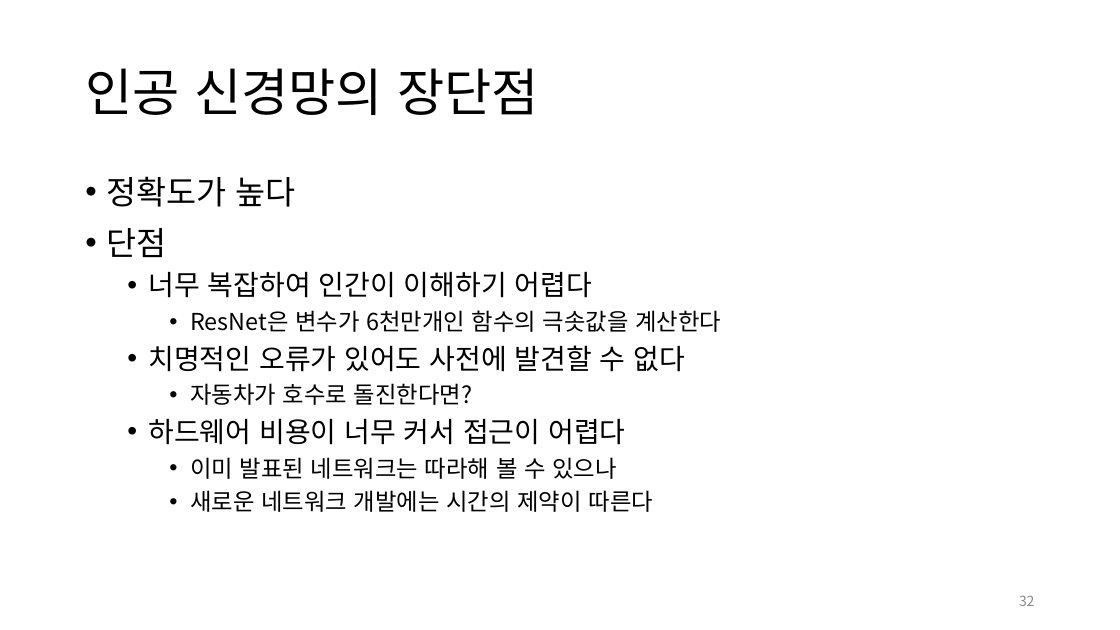
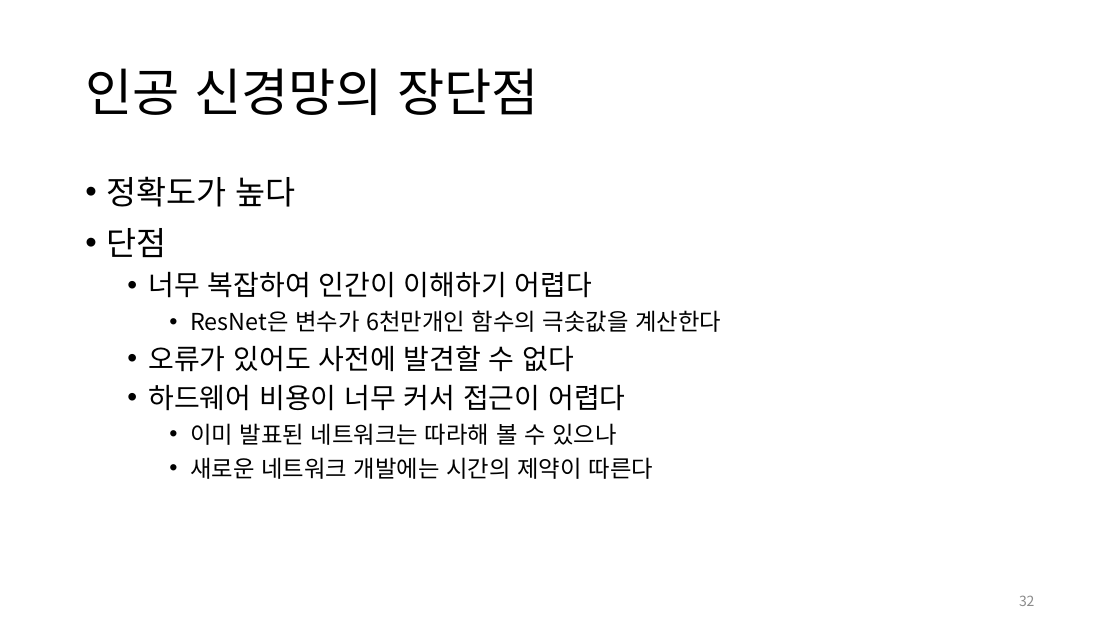
Before and after one commit to ggorr/MachineLearning, a slide deck: slide 32 of 인공 지능과 데이터 사이언스.pptx. Drawn at 1120x630 pixels with LibreOffice and Linux fonts; fonts in the diff are those of the drawing. Boxes give left, top, right and bottom in pixels: in the first picture for what was removed or moved away, otherwise in the second. Text is boxed around its words. In the diff, an @@ line names an element or a change of style, - is before the commit and + after.

```diff
--- a/인공 지능과 데이터 사이언스.pptx
+++ b/인공 지능과 데이터 사이언스.pptx
@@ text at bbox=[148, 345, 575, 372]: text changed @@
-  • 치명적인 오류가 있어도 사전에 발견할 수 없다
-    • 자동차가 호수로 돌진한다면?
+  • 오류가 있어도 사전에 발견할 수 없다
```
Also in this commit, not shown: 6 other slides changed, 1 slide added, 1 slide removed.
